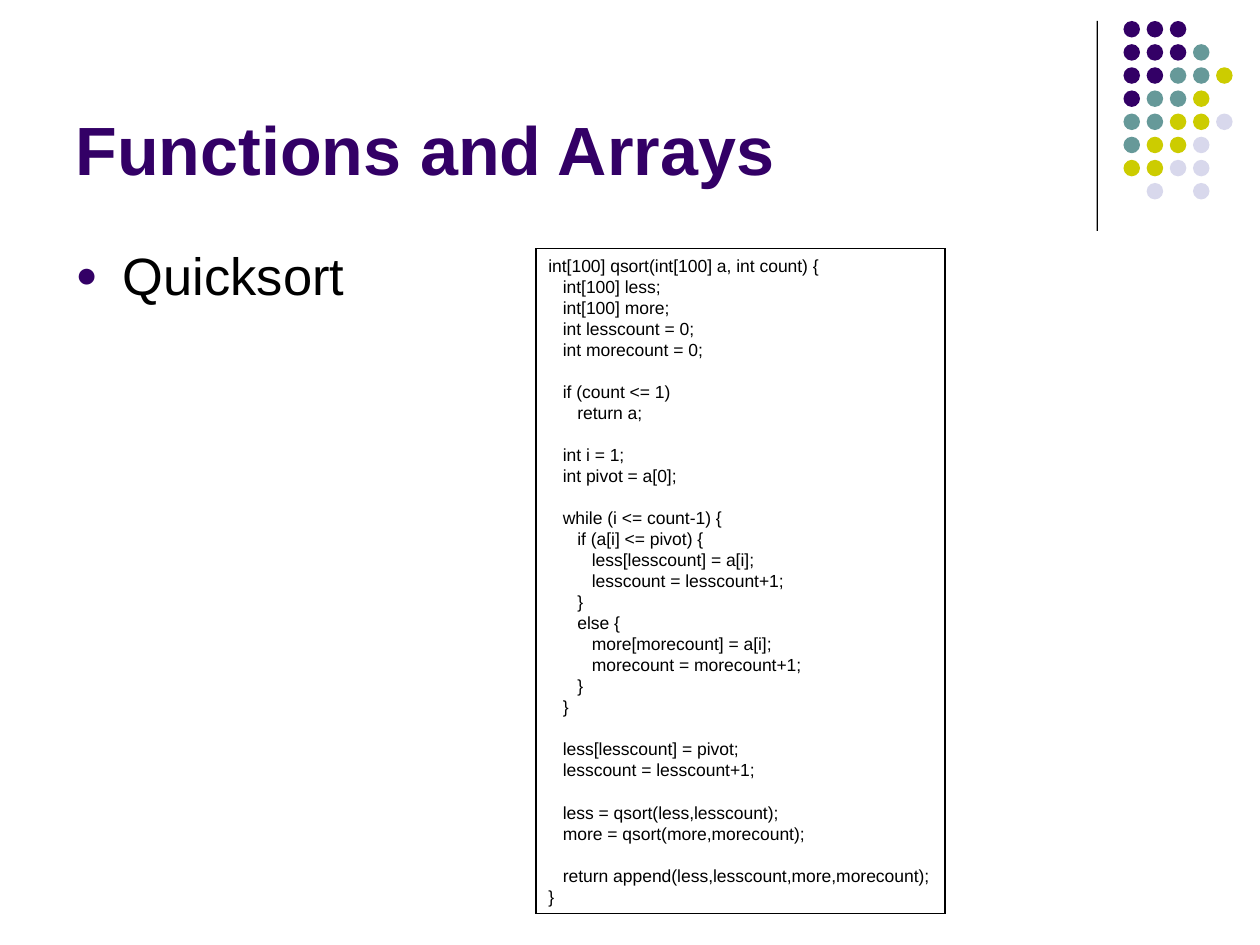
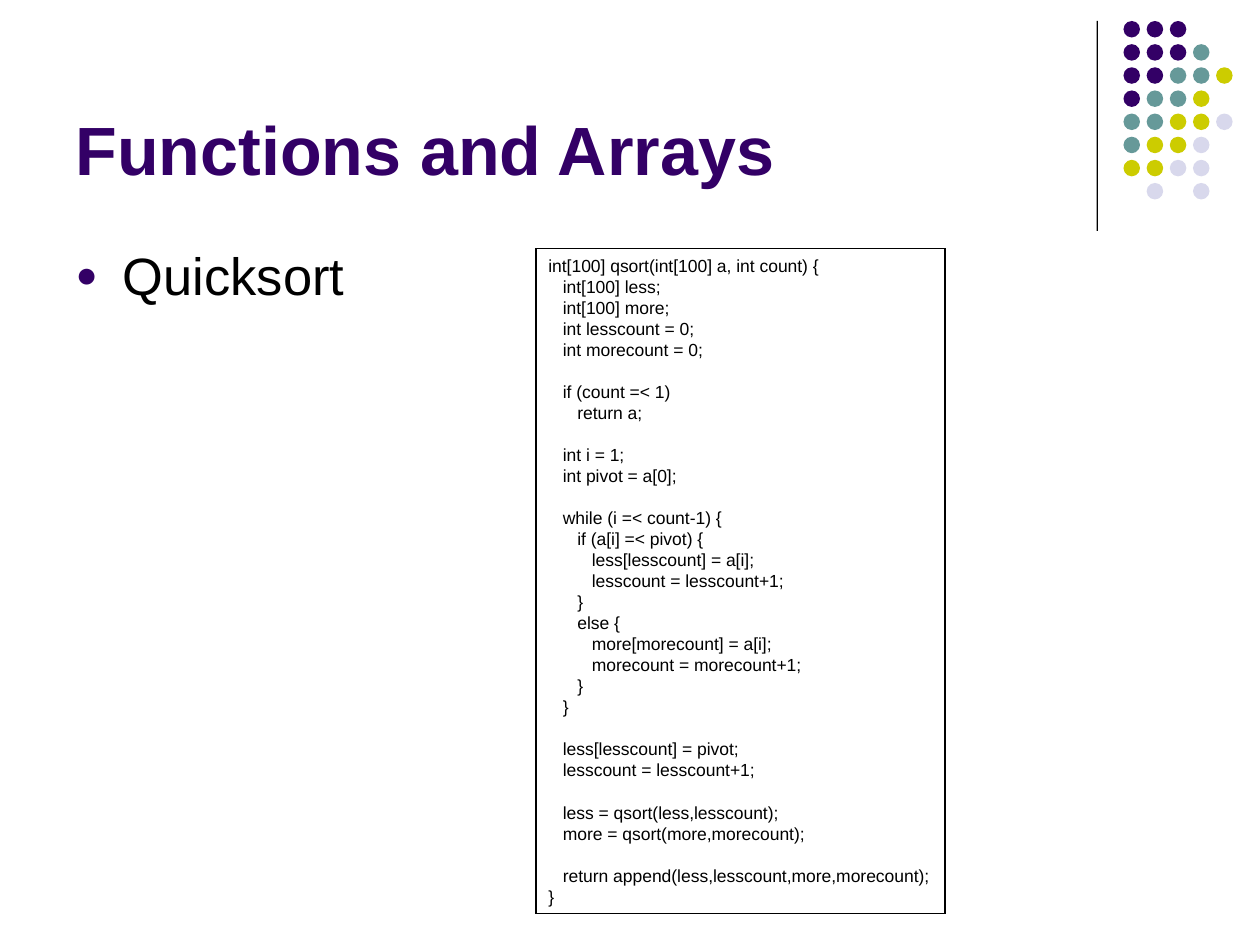
Before and after one commit to lutzhamel/CSC402, a slide deck: slide 34 of notes/csc402-ln019.pptx (slide 33 before the commit). Drawn at 1260x945 pixels with LibreOffice and Linux fonts; fonts in the diff are those of the drawing. Boxes give left, top, right and bottom in pixels: in the first picture for what was removed or moved away, otherwise in the second. Text is boxed around its words. In the diff, an @@ line names an element or a change of style, - is before the commit and + after.

```diff
--- a/notes/csc402-ln019.pptx
+++ b/notes/csc402-ln019.pptx
@@ text in rectangle at [563,385,671,402]: text changed @@
-if (count <= 1)
+if (count =< 1)
@@ text in rectangle at [563,511,711,549]: text changed @@
-while (i <= count-1) {
-if (a[i] <= pivot) {
+while (i =< count-1) {
+if (a[i] =< pivot) {
```
Also in this commit, not shown: 33 other slides changed, 14 slides removed, 9 other files.
